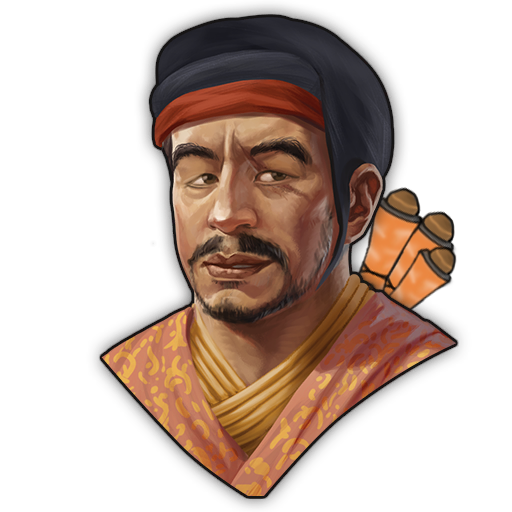
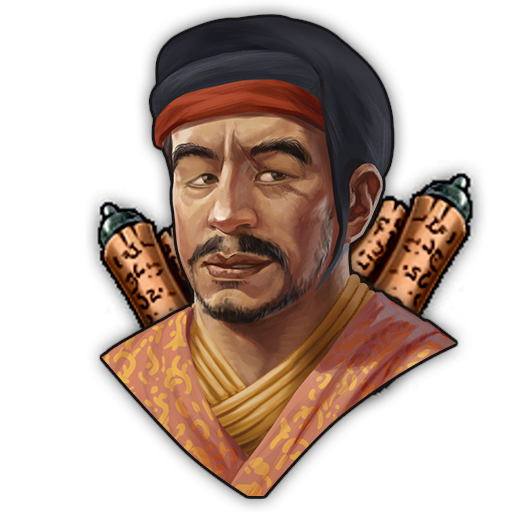
Revision of a layered 512px x 512px image; what changed, layer by layer:
painted on "Background" over left=84, top=158, right=487, bottom=416
added layer "scroll_uncommon_a1800.png" (1st of 2) above "scroll_uncommon_a1800.png" over left=84, top=188, right=384, bottom=416
added layer "scroll_uncommon_a1800.png" (2nd of 2) above "custom_papyrus" over left=128, top=158, right=487, bottom=416
hid "custom_papyrus" (1st of 3), painted on it over left=347, top=192, right=487, bottom=416
hid "custom_papyrus" (2nd of 3), painted on it over left=347, top=158, right=487, bottom=416
hid "custom_papyrus" (3rd of 3) over left=347, top=192, right=487, bottom=416
